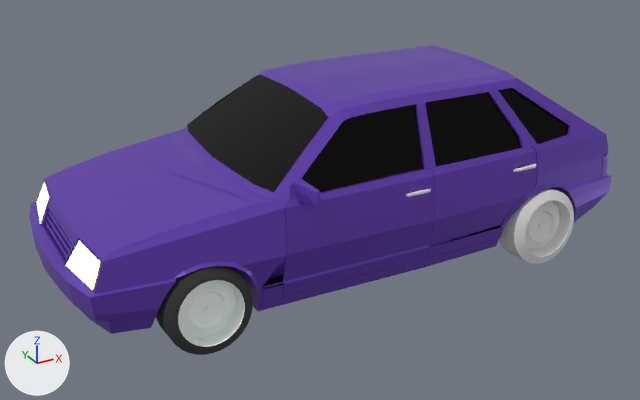
Before and after pictures for a commit that changed the glTF model house/scene.gltf.
The view is the same before and after, from a camera (50 mm lens) standing at (-2.19, -3.85, 1.78) and looking at (-0.1, -0.03, -0.13). The lights are fixed; the arrows at lower left show +X, +Y and +Z. Where no turn or scale is listed for an object, it has been applied to the vertices.

The scene before the commit, as lines of its bpy script (objects in view):
```python
mat_material_003 = principled_material('Material.003')
mat_material_003.base_color = (0.146, 0.0583, 0.507)  # purple #6b44bd
mat_material_003.metallic = 0.456
mat_material_003.roughness = 0.36
me_cube_002 = bpy.data.meshes.new('Cube.002')
me_cube_002.from_pydata(...)  # 860 vertices, 1570 faces; spans x -1.5..1.51, y -0.69..0.69, z -0.37..0.53
me_cube_002.materials.append(mat_material_003)  # purple #6b44bd
me_cube_003 = bpy.data.meshes.new('Cube.003')
me_cube_003.from_pydata(...)  # 10 vertices, 6 faces; spans x -1.5..-1.41, y -0.481..0.481, z -0.073..0.051
me_cube_003.materials.append(mat_material_001)  # white #ffffff
me_cube_006 = bpy.data.meshes.new('Cube.006')
me_cube_006.from_pydata(...)  # 48 vertices, 72 faces; spans x -0.549..-0.447, y -0.685..0.685, z 0.153..0.249
me_cube_006.materials.append(mat_material_003)  # purple #6b44bd
me_cube_007 = bpy.data.meshes.new('Cube.007')
me_cube_007.from_pydata(...)  # 89 vertices, 142 faces; spans x -1.556..-1.109, y -0.598..0.598, z -0.306..-0.078
me_cube_007.materials.append(mat_material_003)  # purple #6b44bd
ob_cube = bpy.data.objects.new('Cube', me_cube_002)
ob_cube.location = (0.0, 0.0, 0.0)
ob_cube_003 = bpy.data.objects.new('Cube.003', me_cube_003)
ob_cube_003.location = (0.0, 0.0, 0.0)
ob_cube_006 = bpy.data.objects.new('Cube.006', me_cube_006)
ob_cube_006.location = (0.0, 0.0, 0.0)
ob_cube_007 = bpy.data.objects.new('Cube.007', me_cube_007)
ob_cube_007.location = (0.0, 0.0, 0.0)
# also in view: 'Cylinder' at (-0.97, -0.54, -0.27); 'Cube.005' at (0.34, 0.0, 0.33); 'Cylinder.003' at (0.95, -0.57, -0.28); 'Cylinder.001' at (-0.97, -0.6, -0.26)
```
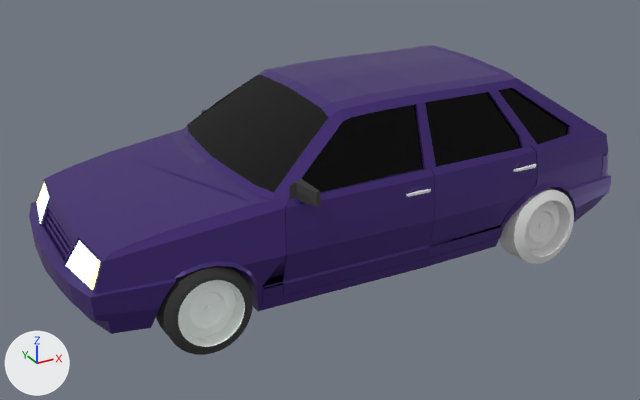
Boxes (x1, y1, x2, y2) around the edits, measured in the pictures (640 x 400 px):
'Cube', recoloured
    both: (36, 45, 611, 312)
'Cube.007', recoloured
    both: (29, 202, 176, 334)
'Cube.006', recoloured (purple to black)
    both: (201, 110, 322, 206)

Diff of the bpy script that builds the scene:
```diff
--- a/house/scene.gltf.py
+++ b/house/scene.gltf.py
@@ mat_material_003 @@
 mat_material_003 = principled_material('Material.003')
-mat_material_003.base_color = (0.146, 0.0583, 0.507)  # purple #6b44bd
+mat_material_003.base_color = (0.0633, 0.0268, 0.208)  # purple #472e7e
 mat_material_003.metallic = 0.456
@@ me_cube_006 @@
 me_cube_006.from_pydata(...)  # 48 vertices, 72 faces; spans x -0.549..-0.447, y -0.685..0.685, z 0.153..0.249
-me_cube_006.materials.append(mat_material_003)  # purple #6b44bd
+me_cube_006.materials.append(mat_material_006)  # black #383838
```
